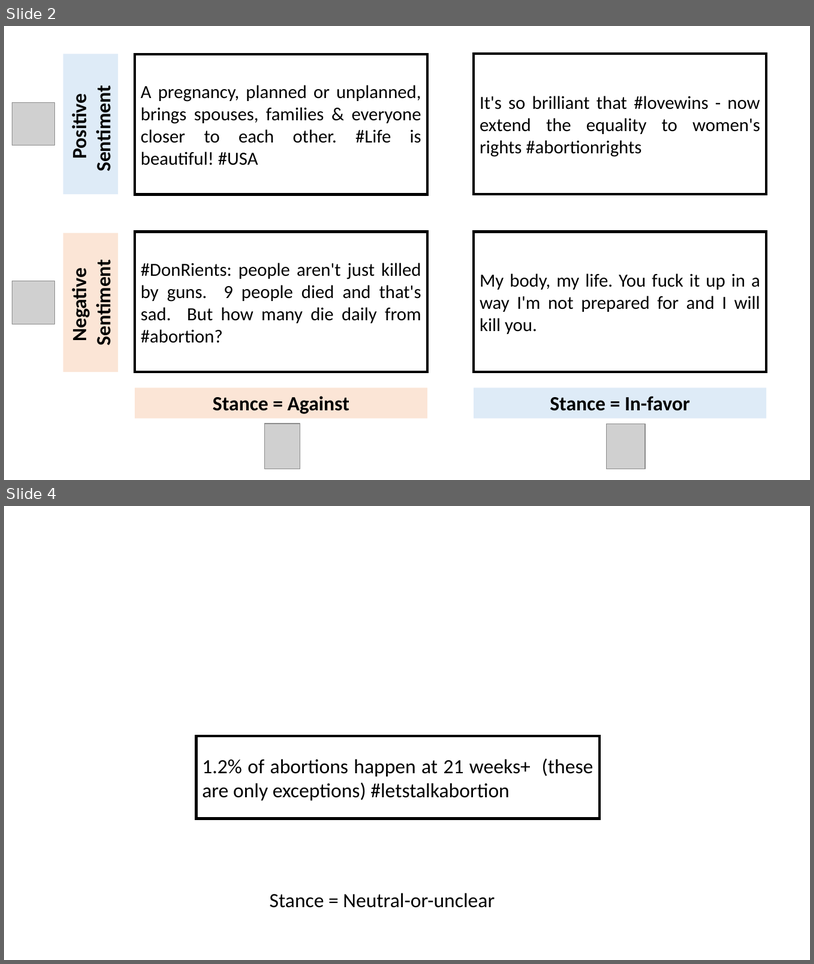
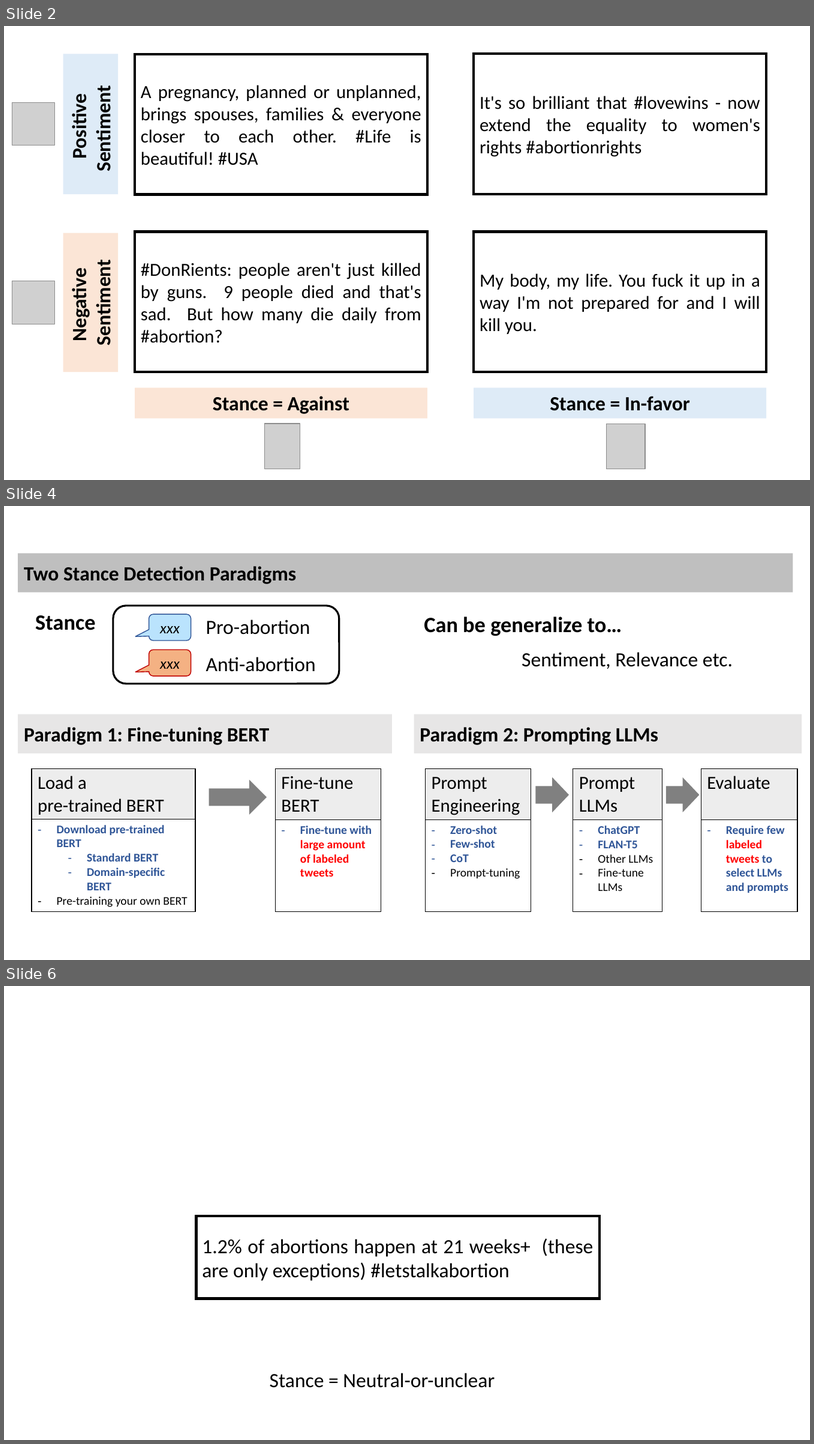
Before and after one commit to yunshiuan/prelim_stance_detection, a slide deck: images/processing_images.pptx. Shown one above the other, each under a label of ours: slides 2 and 4 before the commit, slides 2, 4 and 6 after it; the slides between them are not shown. The pictures are 814x964 and 814x1444 pixels, drawn with LibreOffice and Linux fonts; fonts in the diff are those of the drawing; grey boxes stand for pictures. Boxes give left, top, right and bottom in pixels: in the first picture for what was removed or moved away, otherwise in the second. Text is boxed around its words. In the diff, an @@ line names an element or a change of style, - is before the commit and + after.

```diff
--- a/images/processing_images.pptx
+++ b/images/processing_images.pptx
@@ slide 4 added at (4,506,810,960), background #FFFFFF @@
@@ rectangle added at (18,553,794,592), fill #BFBFBF, 24 pt, text #000000, bold @@
+Two Stance Detection Paradigms
@@ rounded rectangle added at (113,606,339,684), outline #000000 2.25 pt @@
@@ text added at (35,615,95,630), 26 pt, text #000000, bold @@
+Stance
@@ rounded speech box added at (149,614,192,641), fill #BAE3FD, outline #2F5597 1 pt, 18 pt, text #000000, italic @@
+xxx
@@ text added at (206,619,311,634), 24 pt, text #000000 @@
+Pro-abortion
@@ text added at (424,616,623,636), 26 pt, text #000000, bold @@
+Can be generalize to…
@@ rounded speech box added at (149,649,192,676), fill #F4B183, outline #C00000 1 pt, 18 pt, text #000000, italic @@
+xxx
@@ text added at (206,657,316,672), 24 pt, text #000000 @@
+Anti-abortion
@@ text added at (522,652,733,669), 24 pt, text #000000 @@
+Sentiment, Relevance etc.
@@ rectangle added at (18,714,392,753), fill #E7E6E6, 24 pt, text #000000, bold @@
+Paradigm 1: Fine-tuning BERT
@@ rectangle added at (414,714,802,753), fill #E7E6E6, 24 pt, text #000000, bold @@
+Paradigm 2: Prompting LLMs
@@ table added at (32,769,196,912), 2 rows, 1 columns @@
+Load a / pre-trained BERT
+Download pre-trained BERT / Standard BERT / Domain-specific BERT / Pre-training your own BERT
@@ table added at (276,769,381,912), 2 rows, 1 columns @@
+Fine-tune / BERT
+Fine-tune with large amount of labeled tweets
@@ table added at (426,769,531,912), 2 rows, 1 columns @@
+Prompt / Engineering
+Zero-shot / Few-shot / CoT / Prompt-tuning
@@ table added at (573,769,662,912), 2 rows, 1 columns @@
+Prompt / LLMs
+ChatGPT / FLAN-T5 / Other LLMs / Fine-tune LLMs
@@ table added at (702,769,798,912), 2 rows, 1 columns @@
+Evaluate
+Require few labeled tweets to select LLMs and prompts
@@ right arrow added at (209,780,267,814), fill #808080 @@
@@ right arrow added at (536,777,569,812), fill #808080 @@
@@ right arrow added at (666,777,699,812), fill #808080 @@
@@ what was slide 4 is now slide 6 @@
```
Also in this commit, not shown: 5 other slides added.
